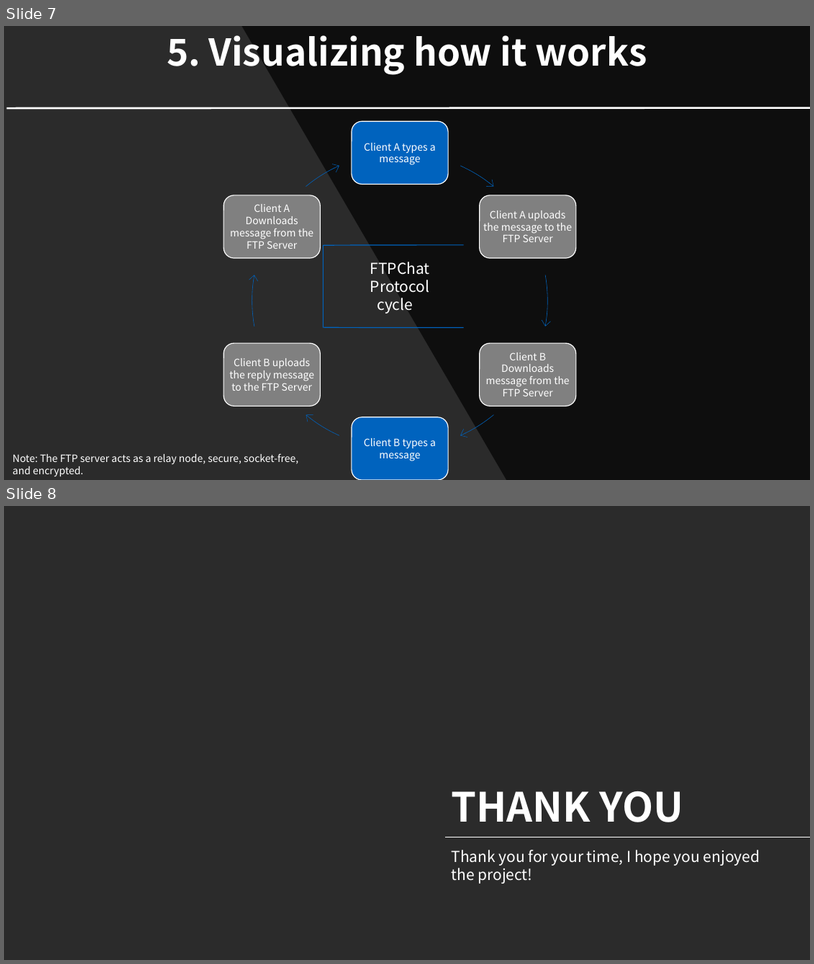
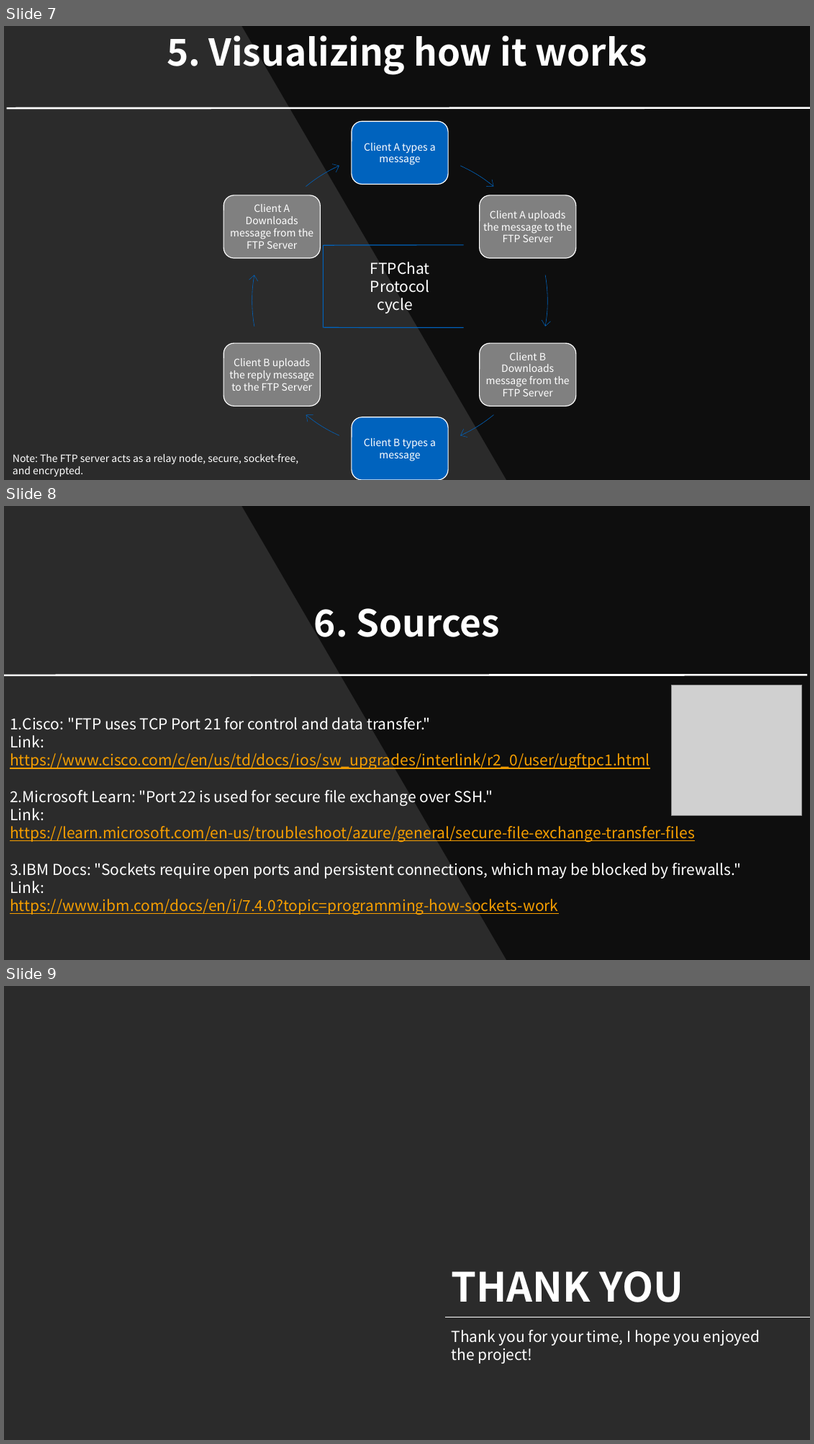
Before and after one commit to ahmedomar2014/FTPChat, a slide deck: Documentation/ISEF/FTPChat.pptx. Shown one above the other, each under a label of ours: slides 7 and 8 before the commit, slides 7, 8 and 9 after it. The pictures are 814x964 and 814x1444 pixels, drawn with LibreOffice and Linux fonts; fonts in the diff are those of the drawing; grey boxes stand for pictures; background and template pictures are left out; a plain dark background stands for a picture behind light text. Boxes give left, top, right and bottom in pixels: in the first picture for what was removed or moved away, otherwise in the second. Text is boxed around its words. In the diff, an @@ line names an element or a change of style, - is before the commit and + after.

```diff
--- a/Documentation/ISEF/FTPChat.pptx
+++ b/Documentation/ISEF/FTPChat.pptx
@@ slide 8 added at (4, 506, 810, 960), background picture (left out) @@
@@ freeform shape added at (242, 506, 810, 960), fill #000000 at 66% opacity @@
@@ text added at (314, 608, 499, 637), 44 pt, text #FFFFFF, bold @@
+6. Sources
@@ line added from (4, 675) to (808, 674), #FFFFFF 2.25 pt @@
@@ picture added at (672, 685, 802, 815) @@
@@ text added at (10, 717, 741, 914), 18 pt, text #F59E00, underline @@
+1.Cisco: "FTP uses TCP Port 21 for control and data transfer."
+Link:
+https://www.cisco.com/c/en/us/td/docs/ios/sw_upgrades/interlink/r2_0/user/ugftpc1.html
+2.Microsoft Learn: "Port 22 is used for secure file exchange over SSH."
+Link:
+https://learn.microsoft.com/en-us/troubleshoot/azure/general/secure-file-exchange-transfer-files
+3.IBM Docs: "Sockets require open ports and persistent connections, which may be blocked by firewalls."
+Link:
+https://www.ibm.com/docs/en/i/7.4.0?topic=programming-how-sockets-work
@@ what was slide 8 is now slide 9 @@
```
Also in this commit, not shown: 2 slides changed, 15 other files.
